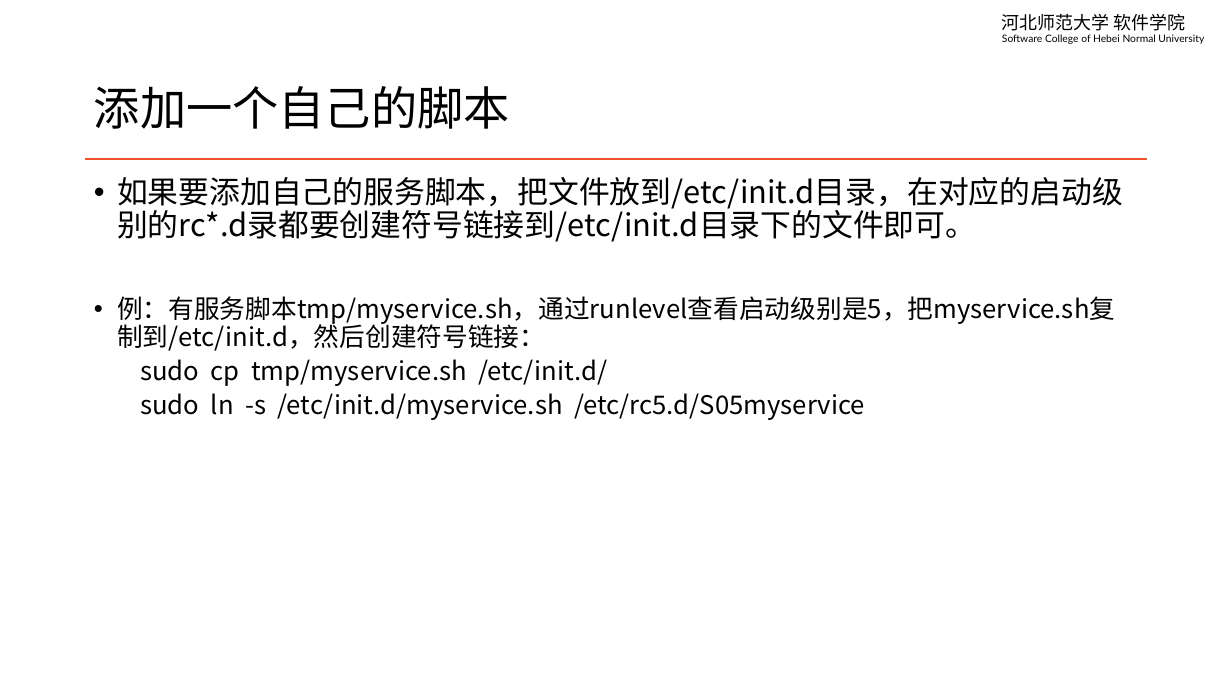
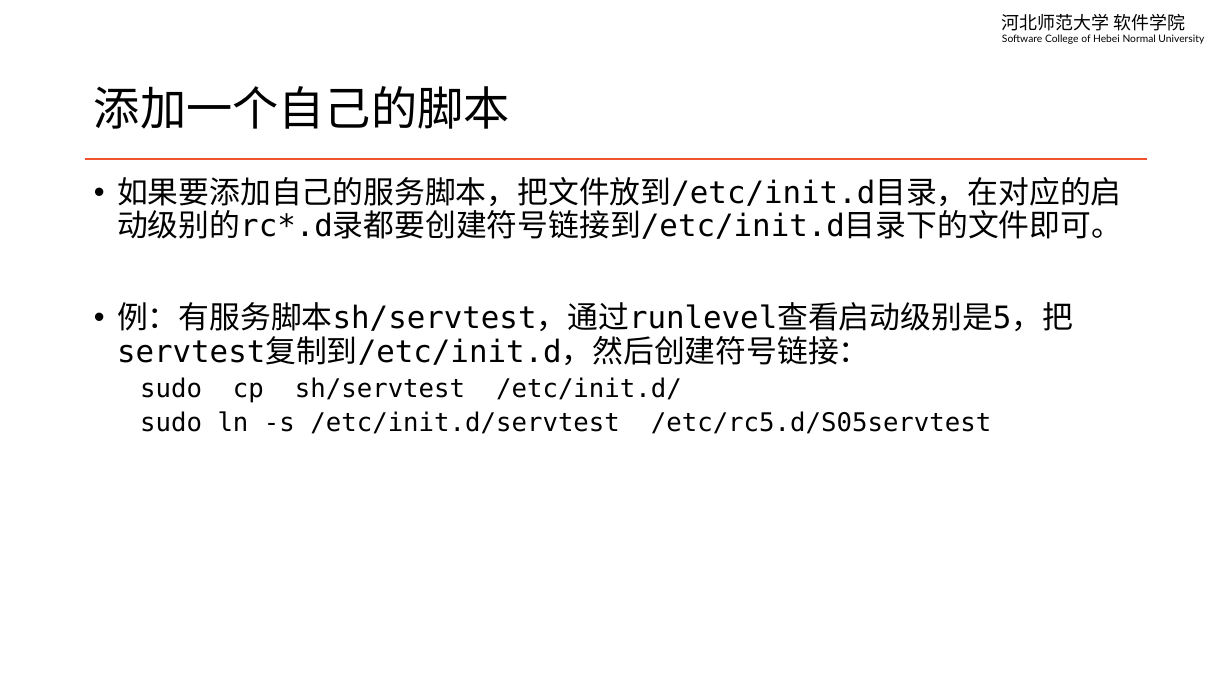
Before and after one commit to edu2act/course-linux-system, a slide deck: slide 7 of materials/slides/ch14-system-service.pptx. Drawn at 1232x693 pixels with LibreOffice and Linux fonts; fonts in the diff are those of the drawing. Boxes give left, top, right and bottom in pixels: in the first picture for what was removed or moved away, otherwise in the second. Text is boxed around its words. In the diff, an @@ line names an element or a change of style, - is before the commit and + after.

```diff
--- a/materials/slides/ch14-system-service.pptx
+++ b/materials/slides/ch14-system-service.pptx
@@ text at bbox=[117, 177, 1122, 239]: font Noto Sans CJK SC to DejaVu Sans Mono in "如果要添加自己的服务脚本，把文件放到/etc/init.d目录，在对应的启动级别的rc*.d录都要创建符号链接到/etc ..." @@
@@ text at bbox=[117, 302, 1073, 434]: text changed; font Noto Sans CJK SC to DejaVu Sans Mono @@
-• 例：有服务脚本tmp/myservice.sh，通过runlevel查看启动级别是5，把myservice.sh复制到/etc/init.d，然后创建符号链接：
-  sudo cp tmp/myservice.sh /etc/init.d/
-  sudo ln -s /etc/init.d/myservice.sh /etc/rc5.d/S05myservice
+• 例：有服务脚本sh/servtest，通过runlevel查看启动级别是5，把servtest复制到/etc/init.d，然后创建符号链接：
+  sudo cp sh/servtest /etc/init.d/
+  sudo ln -s /etc/init.d/servtest /etc/rc5.d/S05servtest
```
Also in this commit, not shown: 2 other slides changed, 3 other files.
